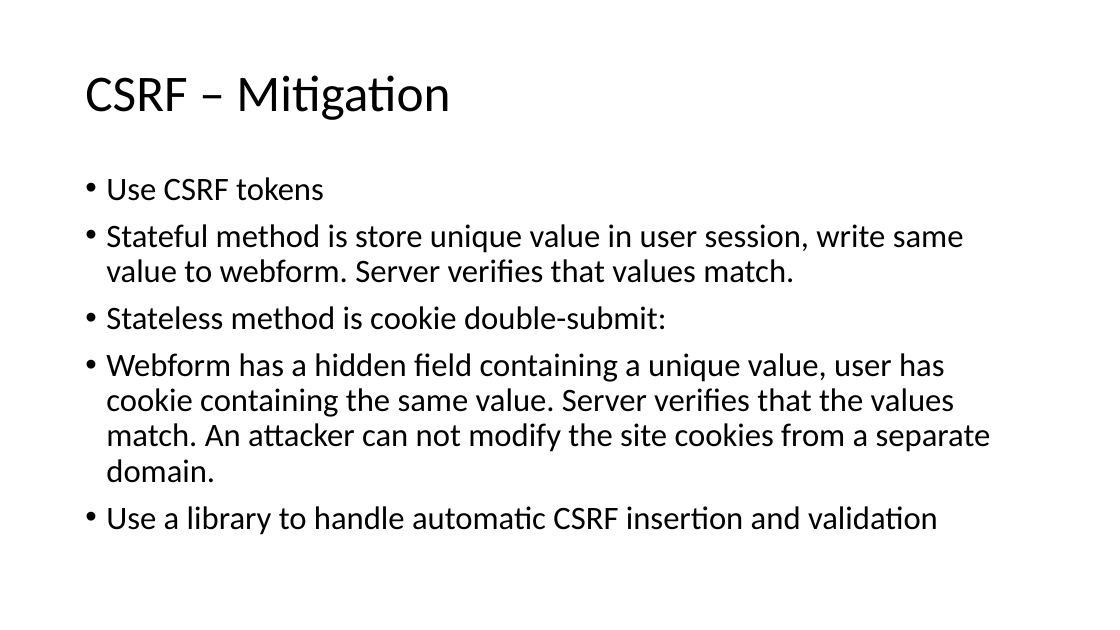
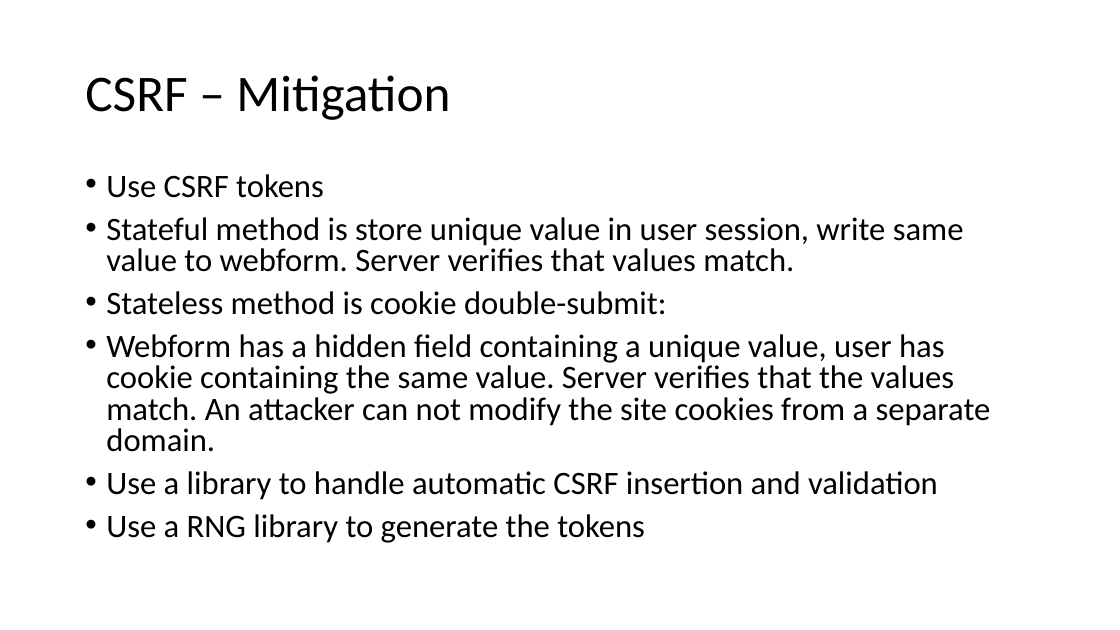
Before and after one commit to koga73/security-test, a slide deck: slide 26 of documents/Ethical_Hacking_101.pptx. Drawn at 1120x630 pixels with LibreOffice and Linux fonts; fonts in the diff are those of the drawing. Boxes give left, top, right and bottom in pixels: in the first picture for what was removed or moved away, otherwise in the second. Text is boxed around its words. In the diff, an @@ line names an element or a change of style, - is before the commit and + after.

Commit message:
updated presentation

```diff
--- a/documents/Ethical_Hacking_101.pptx
+++ b/documents/Ethical_Hacking_101.pptx
@@ text at [106, 174, 991, 500]: line spacing 0.9 to 0.8 @@
@@ text at [106, 514, 645, 543]: paragraph added @@
+• Use a RNG library to generate the tokens
```
